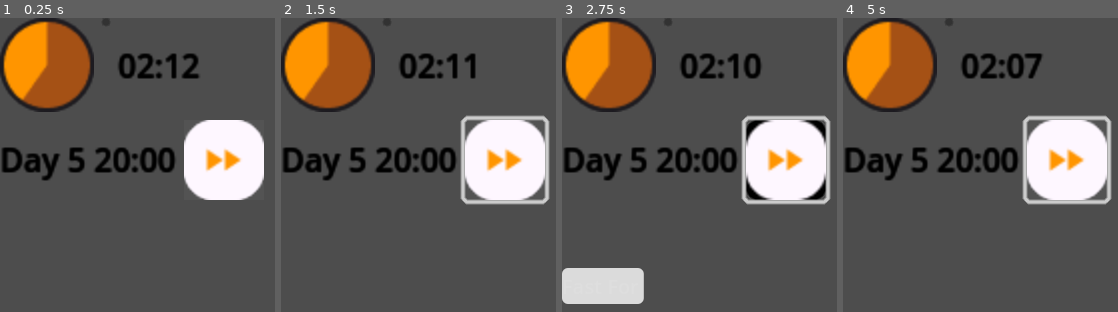
Above: before the commit, frames 1-4 (left to right).
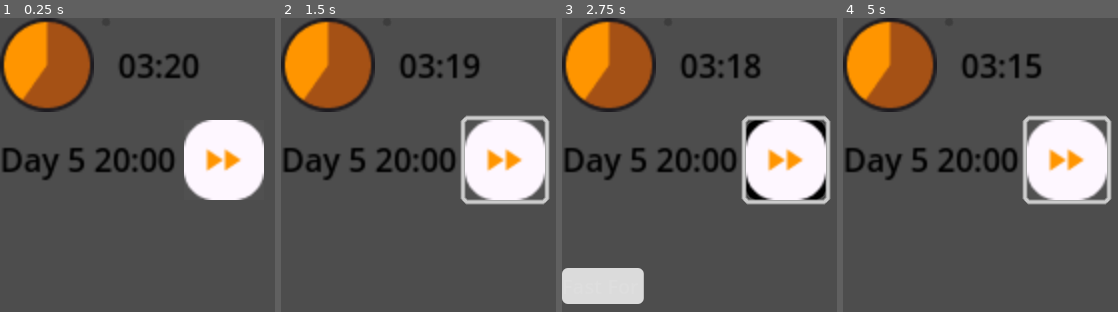
Above: after the commit, the same moments.

Repository: carabowes/Luscinia
Game: Godot game, scene res://Scenes/timer.tscn
The game is run twice, just before and just after one commit, with the same random seed, the same clock (stepped at 60 frames per second) and the same inputs.
Inputs (mouse positions are in pixels of both pictures, inside the frame that each line leads up to):
- Up to frame 1 (0.25 s): no input
- Up to frame 2 (1.5 s): click (503, 159) at 0.52 s; click (322, 285) at 1.27 s; type "12" at 1.35 s
- Up to frame 3 (2.75 s): click (784, 159) at 2.02 s
- Up to frame 4 (5 s): tap Enter at 2.75, 4.25 s; move the mouse to (outside the picture) at 2.77 s; press the mouse at (outside the picture) at 2.78 s; hold D 2.78-3.5 s; release the mouse at (outside the picture) at 3.5 s; tap Space at 3.5 s; drag from (outside the picture) to (outside the picture) at 3.52 s; move the mouse to (1060, 241) at 4.27 s; press the mouse at (1060, 241) at 4.28 s; hold D from 4.28 s (still down)

The runs differ from the first frame. In frame 1, 1.1% of the frame differs, in the area x 50-96%, y 12-62%; in frame 2, 0.8%; in frame 3, 0.3%; in frame 4, 1.2%, in the area x 50-96%, y 11-62%.

Commit message:
Split UI and Timer into different scripts
Refs #65

There was an issue with the timer UI being part of the singleton
autoload variable so I split the timer logic into its own script. The
timer logic is the singleton and the Timer UI is updated from that.

Diff:
--- a/luscinia/Scenes/timer.tscn
+++ b/luscinia/Scenes/timer.tscn
@@ -1,6 +1,6 @@
 [gd_scene load_steps=9 format=3 uid="uid://desl373b33t23"]
 
-[ext_resource type="Script" path="res://Scripts/UI/ui_control.gd" id="1_jafkr"]
+[ext_resource type="Script" path="res://Scripts/UI/ui_timer.gd" id="1_jafkr"]
 [ext_resource type="Texture2D" uid="uid://7v3dgwwsbwqu" path="res://Sprites/clock.png" id="2_2fyrh"]
 [ext_resource type="Texture2D" uid="uid://crdt0x0jw41ox" path="res://Sprites/UI/ProceedButton.png" id="3_oevw8"]
 
@@ -35,14 +35,12 @@
 anchor_right = 1.0
 anchor_bottom = 1.0
 offset_right = -179.0
-offset_bottom = -800.0
+offset_bottom = -750.0
 grow_horizontal = 2
 grow_vertical = 2
 scale = Vector2(2, 2)
 size_flags_horizontal = 3
 script = ExtResource("1_jafkr")
-cd_minutes = 2
-cd_seconds = 12
 
 [node name="VBoxContainer" type="VBoxContainer" parent="."]
 layout_mode = 0
--- a/luscinia/Scripts/UI/ui_control.gd
+++ /dev/null
@@ -1,205 +0,0 @@
-extends Control
-
-# Timer variables
-@export var cd_minutes: int
-@export var cd_seconds: int
-var countdown_duration
-var current_time_left
-
-# Clock variables
-@export var in_game_hours: int = 20  # Start at 20:00
-var in_game_minutes = 0
-var day_counter = 5
-
-# Random earthquake events
-var random_events = [
-	"the ground shook violently, causing landslides nearby.",
-	"you found shelter under a sturdy structure just in time.",
-	"a crack opened in the earth, but you managed to avoid it.",
-	"tremors subsided, but the aftershocks continue to rattle you.",
-	"you discovered an underground cave exposed by the earthquake."
-]
-
-var second_accumulator = 0
-
-
-func _ready():
-
-	countdown_duration = (cd_minutes * 60) + cd_seconds
-	current_time_left = countdown_duration
-
-	var timer_bar = get_node("VBoxContainer/HBoxContainer1/TimerBar")
-	var timer_label = get_node("VBoxContainer/HBoxContainer1/TimerLabel")
-	var day_label = get_node("VBoxContainer/HBoxContainer2/DayLabel")
-	var clock_label = get_node("VBoxContainer/HBoxContainer2/ClockLabel")
-
-	# Initialize the UI elements
-	timer_bar.max_value = countdown_duration
-	timer_bar.value = countdown_duration
-	timer_label.text = format_time_with_seconds(current_time_left)
-	day_label.text = "Day %d" % day_counter
-	clock_label.text = "%02d:%02d" % [in_game_hours, in_game_minutes]
-
-
-	var skip_custom_time_button = get_node_or_null("VBoxContainer/HBoxContainer2/SkipCustomTimeButton")
-	if skip_custom_time_button:
-		print("SkipCustomTimeButton found!")
-		if not skip_custom_time_button.is_connected("pressed", Callable(self, "_on_skip_custom_time_button_pressed")):
-			skip_custom_time_button.connect("pressed", Callable(self, "_on_skip_custom_time_button_pressed"))
-
-	else:
-		print("SkipCustomTimeButton not found!")
-
-
-	var custom_time_input = get_node_or_null("VBoxContainer/CustomTimePopup/LineEdit")
-	if custom_time_input:
-		print("CustomTimePopup LineEdit found!")
-		if not custom_time_input.is_connected("text_submitted", Callable(self, "_on_line_edit_text_submitted")):
-			custom_time_input.connect("text_submitted", Callable(self, "_on_line_edit_text_submitted"))
-	else:
-		print("LineEdit for CustomTimePopup not found!")
-
-	# Event Popup
-	var event_popup = get_node_or_null("VBoxContainer/EventPopup")
-	if event_popup:
-		print("EventPopup found!")
-		if not event_popup.is_connected("popup_hide", Callable(self, "_on_event_popup_popup_hide")):
-			event_popup.connect("popup_hide", Callable(self, "_on_event_popup_popup_hide"))
-	else:
-		print("EventPopup not found!")
-
-	# Initialize timer
-	countdown_duration = (cd_minutes * 60) + cd_seconds
-	current_time_left = countdown_duration
-	update_timer_ui()
-
-	set_process(true)
-
-
-func _process(delta):
-	var timer_bar = get_node("VBoxContainer/HBoxContainer1/TimerBar")
-	var timer_label = get_node("VBoxContainer/HBoxContainer1/TimerLabel")
-	var clock_label = get_node("VBoxContainer/HBoxContainer2/ClockLabel")
-	var day_label = get_node("VBoxContainer/HBoxContainer2/DayLabel")
-
-	second_accumulator += delta
-	var minutes_left = floor(current_time_left / 60)
-		# Countdown timer logic
-	if current_time_left > 0 and second_accumulator >= 1:
-		second_accumulator -= 1
-		current_time_left -= 1
-		timer_bar.value = int(current_time_left)
-		timer_label.text = format_time_with_seconds(int(current_time_left))
-
-		var minutes_left_after = floor(current_time_left / 60)
-		if minutes_left_after != minutes_left:
-			in_game_minutes += 1
-
-		if in_game_minutes >= 60:
-			in_game_minutes -= 60
-			in_game_hours += 1
-			if in_game_hours >= 24:
-				in_game_hours = 0
-				day_counter += 1
-				day_label.text = "Day %d" % day_counter
-
-		# Update clock display
-		clock_label.text = "%02d:%02d" % [in_game_hours, in_game_minutes]
-
-
-# Displays the popup for entering a custom time to skip
-func _on_skip_custom_time_button_pressed():
-	var custom_time_popup = get_node("VBoxContainer/CustomTimePopup")
-	if custom_time_popup:
-		custom_time_popup.popup_centered(Vector2(400, 300))
-	else:
-		print("CustomTimePopup node not found!")
-
-
-# Handle custom time input
-func _on_line_edit_text_submitted(new_text: String):
-	var custom_time_popup = get_node("VBoxContainer/CustomTimePopup")
-	custom_time_popup.hide()
-
-	if new_text.is_valid_int():  # Correct validation
-		var minutes = int(new_text)
-		if minutes > 0:
-			skip_time(minutes)
-		else:
-			print("Invalid input: Time must be greater than 0")
-	else:
-		print("Invalid input: Not an integer")
-
-
-# Perform the time skip
-func skip_time(skip_minutes: int):
-	print("Skipping time:", skip_minutes, "minutes")
-	var skip_time_seconds = skip_minutes * 60
-	# Adjust the countdown timer
-	if current_time_left > 0:
-		current_time_left = max(0, current_time_left - skip_time_seconds)
-		var timer_bar = get_node("VBoxContainer/HBoxContainer1/TimerBar")
-		var timer_label = get_node("VBoxContainer/HBoxContainer1/TimerLabel")
-		timer_bar.value = current_time_left
-		timer_label.text = format_time_with_seconds(current_time_left)
-
-	# Adjust the in-game clock
-	in_game_minutes += skip_minutes
-	while in_game_minutes >= 60:  # Handle hour overflow
-		in_game_minutes -= 60
-		in_game_hours += 1
-		if in_game_hours >= 24:  # Handle day overflow
-			in_game_hours -= 24
-			day_counter += 1
-
-	update_timer_ui()
-	#Update UI labels
-	var day_label = get_node("VBoxContainer/HBoxContainer2/DayLabel")
-	var clock_label = get_node("VBoxContainer/HBoxContainer2/ClockLabel")
-	day_label.text = "Day %d" % day_counter
-	clock_label.text = "%02d:%02d" % [in_game_hours, in_game_minutes]
-	print("New in-game time: Day %d, %02d:%02d" % [day_counter, in_game_hours, in_game_minutes])  # Debugging line
-
-	# Trigger random event
-	show_random_event(skip_minutes)
-
-
-# Update UI Elements
-func update_timer_ui():
-	var timer_bar = get_node_or_null("VBoxContainer/HBoxContainer1/TimerBar")
-	var timer_label = get_node_or_null("VBoxContainer/HBoxContainer1/TimerLabel")
-	var day_label = get_node_or_null("VBoxContainer/HBoxContainer2/DayLabel")
-	var clock_label = get_node_or_null("VBoxContainer/HBoxContainer2/ClockLabel")
-
-	if timer_bar:
-		timer_bar.value = current_time_left
-	if timer_label:
-		timer_label.text = format_time_with_seconds(current_time_left)
-	if day_label:
-		day_label.text = "Day %d" % day_counter
-	if clock_label:
-		clock_label.text = "%02d:%02d" % [in_game_hours, in_game_minutes]
-
-
-# Show a random earthquake-related event
-func show_random_event(skip_minutes: int):
-	var event_popup = get_node("VBoxContainer/EventPopup")
-	if event_popup:
-		var label = event_popup.get_node("Label")
-		label.text = "You skipped %d minutes.\n%s" % [skip_minutes, random_events[randi() % random_events.size()]]
-		event_popup.popup_centered()  # Show the popup at the center of the screen
-		print(label.text)
-	else:
-		print("EventPopup node not found!")
-
-
-# Handle Event Popup close
-func _on_event_popup_popup_hide():
-	print("Event popup closed.")
-
-
-# Format time to display MM:SS
-func format_time_with_seconds(seconds: int) -> String:
-	var minutes = int(seconds) / 60
-	var secs = int(seconds) % 60
-	return "%02d:%02d" % [minutes, secs]
--- /dev/null
+++ b/luscinia/Scripts/UI/ui_timer.gd
@@ -0,0 +1,107 @@
+extends Control
+
+
+# Random earthquake events
+var random_events = [
+	"the ground shook violently, causing landslides nearby.",
+	"you found shelter under a sturdy structure just in time.",
+	"a crack opened in the earth, but you managed to avoid it.",
+	"tremors subsided, but the aftershocks continue to rattle you.",
+	"you discovered an underground cave exposed by the earthquake."
+]
+
+@onready var timer_bar = $VBoxContainer/HBoxContainer1/TimerBar
+@onready var timer_label = $VBoxContainer/HBoxContainer1/TimerLabel
+@onready var day_label = $VBoxContainer/HBoxContainer2/DayLabel
+@onready var clock_label = $VBoxContainer/HBoxContainer2/ClockLabel
+@onready var skip_custom_time_button = $VBoxContainer/HBoxContainer2/SkipCustomTimeButton
+@onready var custom_time_popup = $VBoxContainer/CustomTimePopup
+@onready var custom_time_input = $VBoxContainer/CustomTimePopup/LineEdit
+@onready var event_popup = $VBoxContainer/EventPopup
+
+func _ready():
+	# Initialize the UI elements
+	timer_bar.max_value = GlobalTimer.countdown_duration
+	timer_bar.value = GlobalTimer.countdown_duration
+	timer_label.text = format_time_with_seconds(GlobalTimer.current_time_left)
+	day_label.text = "Day %d" % GlobalTimer.day_counter
+	clock_label.text = "%02d:%02d" % [GlobalTimer.in_game_hours, GlobalTimer.in_game_minutes]
+
+	if skip_custom_time_button:
+		if not skip_custom_time_button.is_connected("pressed", Callable(self, "_on_skip_custom_time_button_pressed")):
+			skip_custom_time_button.connect("pressed", Callable(self, "_on_skip_custom_time_button_pressed"))
+	else:
+		print("SkipCustomTimeButton not found!")
+
+	if custom_time_input:
+		if not custom_time_input.is_connected("text_submitted", Callable(self, "_on_line_edit_text_submitted")):
+			custom_time_input.connect("text_submitted", Callable(self, "_on_line_edit_text_submitted"))
+	else:
+		print("LineEdit for CustomTimePopup not found!")
+
+	if event_popup:
+		if not event_popup.is_connected("popup_hide", Callable(self, "_on_event_popup_popup_hide")):
+			event_popup.connect("popup_hide", Callable(self, "_on_event_popup_popup_hide"))
+	else:
+		print("EventPopup not found!")
+
+	update_timer_ui()
+	#set_process(true)
+
+
+func _process(delta):
+	day_label.text = "Day %d" % GlobalTimer.day_counter
+	timer_label.text = format_time_with_seconds(int(GlobalTimer.current_time_left))
+	clock_label.text = "%02d:%02d" % [GlobalTimer.in_game_hours, GlobalTimer.in_game_minutes]
+
+# Displays the popup for entering a custom time to skip
+func _on_skip_custom_time_button_pressed():
+	custom_time_popup.popup_centered(Vector2(400, 300))
+
+
+# Handle custom time input
+func _on_line_edit_text_submitted(new_text: String):
+	custom_time_popup.hide()
+	if new_text.is_valid_int():  # Correct validation
+		var minutes = int(new_text)
+		if minutes > 0:
+			skip_time(minutes)
+
+
+# Perform the time skip
+func skip_time(skip_minutes: int):
+	GlobalTimer.skip_time(skip_minutes)
+	update_timer_ui()
+	#Update UI labels
+	day_label.text = "Day %d" % GlobalTimer.day_counter
+	clock_label.text = "%02d:%02d" % [GlobalTimer.in_game_hours, GlobalTimer.in_game_minutes]
+
+# Update UI Elements
+func update_timer_ui():
+	if timer_bar:
+		timer_bar.value = GlobalTimer.current_time_left
+	if timer_label:
+		timer_label.text = format_time_with_seconds(GlobalTimer.current_time_left)
+	if day_label:
+		day_label.text = "Day %d" % GlobalTimer.day_counter
+	if clock_label:
+		clock_label.text = "%02d:%02d" % [GlobalTimer.in_game_hours, GlobalTimer.in_game_minutes]
+
+
+# Show a random earthquake-related event
+# Out of scope but will be added back!
+func show_random_event(skip_minutes: int):
+	if event_popup:
+		var label = event_popup.get_node("Label")
+		label.text = "You skipped %d minutes.\n%s" % [skip_minutes, random_events[randi() % random_events.size()]]
+		event_popup.popup_centered()  # Show the popup at the center of the screen
+		print(label.text)
+	else:
+		print("EventPopup node not found!")
+
+
+# Format time to display MM:SS
+func format_time_with_seconds(seconds: int) -> String:
+	var minutes = int(seconds) / 60
+	var secs = int(seconds) % 60
+	return "%02d:%02d" % [minutes, secs]
--- /dev/null
+++ b/luscinia/Scripts/global_timer.gd
@@ -0,0 +1,56 @@
+extends Node
+
+# Timer variables
+@export var cd_minutes: int = 3
+@export var cd_seconds: int = 20
+var countdown_duration
+var current_time_left
+
+# Clock variables
+@export var in_game_hours: int = 20  # Measured in horus out of 24
+var in_game_minutes = 0
+var day_counter = 5
+var second_accumulator = 0
+
+func _ready():
+	# Initialize timer
+	countdown_duration = (cd_minutes * 60) + cd_seconds
+	current_time_left = countdown_duration
+
+
+func _process(delta):
+	second_accumulator += delta
+	var minutes_left = floor(current_time_left / 60)
+		# Countdown timer logic
+	if current_time_left > 0 and second_accumulator >= 1:
+		second_accumulator -= 1
+		current_time_left -= 1
+
+		var minutes_left_after = floor(current_time_left / 60)
+		if minutes_left_after != minutes_left:
+			in_game_minutes += 1
+
+		if in_game_minutes >= 60:
+			in_game_minutes -= 60
+			in_game_hours += 1
+			if in_game_hours >= 24:
+				in_game_hours = 0
+				day_counter += 1
+
+
+func skip_time(skip_minutes: int):
+	print("Skipping time:", skip_minutes, "minutes")
+	var skip_time_seconds = skip_minutes * 60
+	# Adjust the countdown timer
+	if current_time_left > 0:
+		current_time_left = max(0, current_time_left - skip_time_seconds)
+
+	# Adjust the in-game clock
+	in_game_minutes += skip_minutes
+	while in_game_minutes >= 60:  # Handle hour overflow
+		in_game_minutes -= 60
+		in_game_hours += 1
+		if in_game_hours >= 24:  # Handle day overflow
+			in_game_hours -= 24
+			day_counter += 1
+	print("New in-game time: Day %d, %02d:%02d" % [day_counter, in_game_hours, in_game_minutes])  # Debugging line
--- a/luscinia/project.godot
+++ b/luscinia/project.godot
@@ -18,7 +18,7 @@
 [autoload]
 
 ResourceManager="*res://Scripts/Resources/resource_manager.gd"
-GlobalTimer="*res://Scenes/timer.tscn"
+GlobalTimer="*res://Scripts/global_timer.gd"
 
 [display]
 
